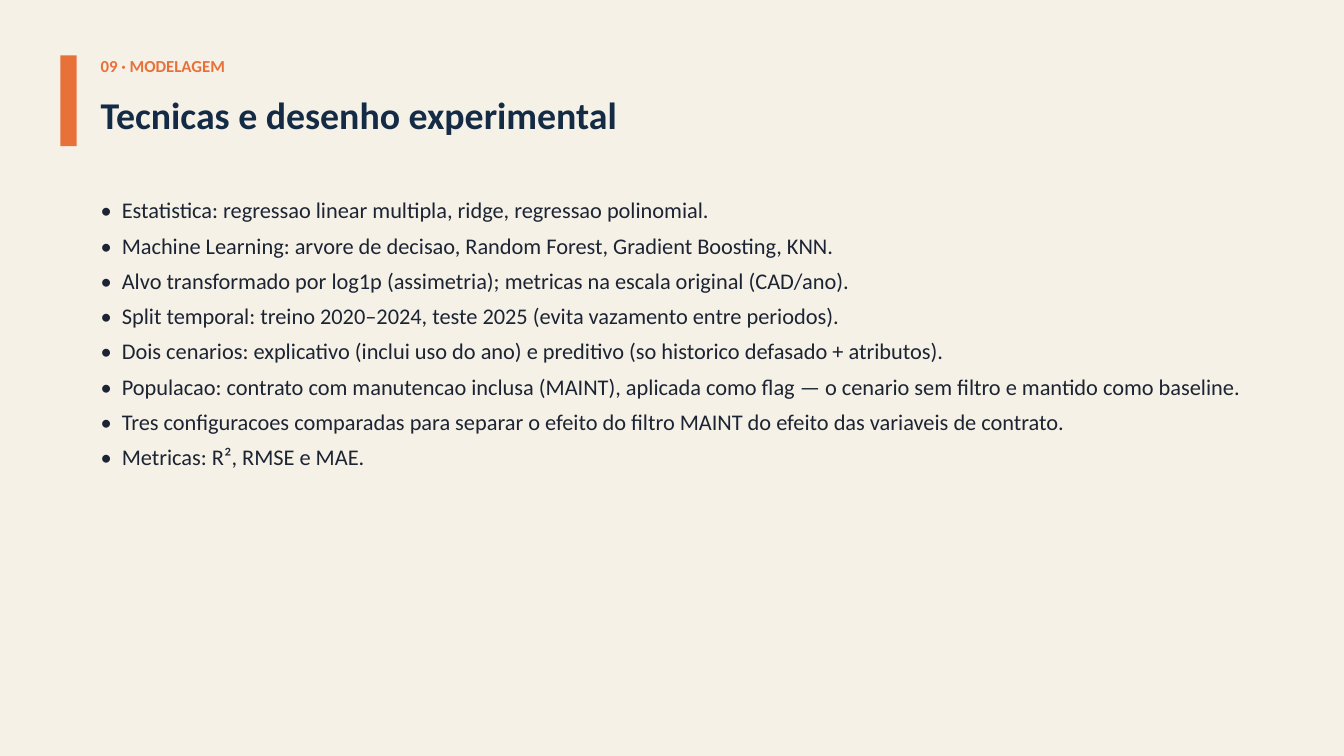
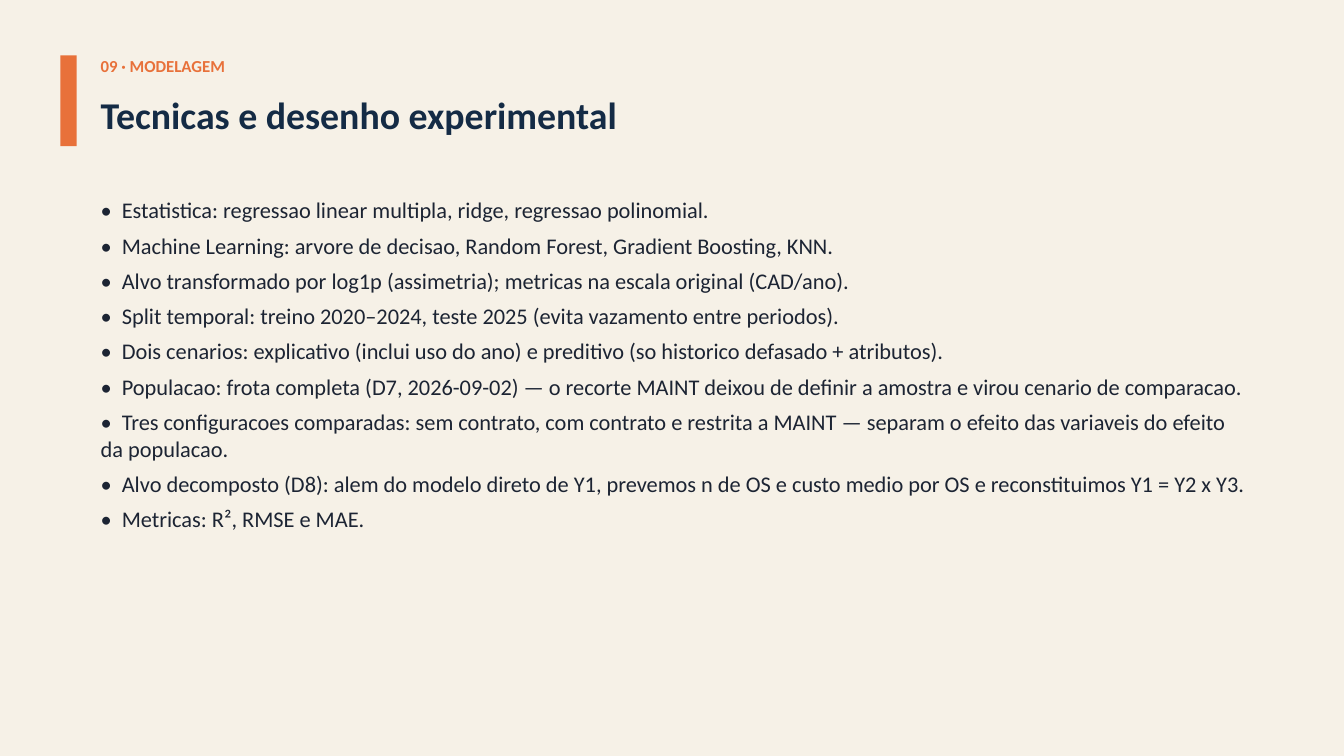
Before and after one commit to giovanicani/quatro_norte, a slide deck: slide 18 of docs/entregas/Apresentacao_QuatroNorte.pptx. Drawn at 1344x756 pixels with LibreOffice and Linux fonts; fonts in the diff are those of the drawing. Boxes give left, top, right and bottom in pixels: in the first picture for what was removed or moved away, otherwise in the second. Text is boxed around its words. In the diff, an @@ line names an element or a change of style, - is before the commit and + after.

```diff
--- a/docs/entregas/Apresentacao_QuatroNorte.pptx
+++ b/docs/entregas/Apresentacao_QuatroNorte.pptx
@@ text at (x1=101, y1=379, x2=1244, y2=496): text changed @@
-• Populacao: contrato com manutencao inclusa (MAINT), aplicada como flag — o cenario sem filtro e mantido como baseline.
-• Tres configuracoes comparadas para separar o efeito do filtro MAINT do efeito das variaveis de contrato.
+• Populacao: frota completa (D7, 2026-09-02) — o recorte MAINT deixou de definir a amostra e virou cenario de comparacao.
+• Tres configuracoes comparadas: sem contrato, com contrato e restrita a MAINT — separam o efeito das variaveis do efeito da populacao.
+• Alvo decomposto (D8): alem do modelo direto de Y1, prevemos n de OS e custo medio por OS e reconstituimos Y1 = Y2 x Y3.
```
Also in this commit, not shown: 7 other slides changed, 40 other files.
